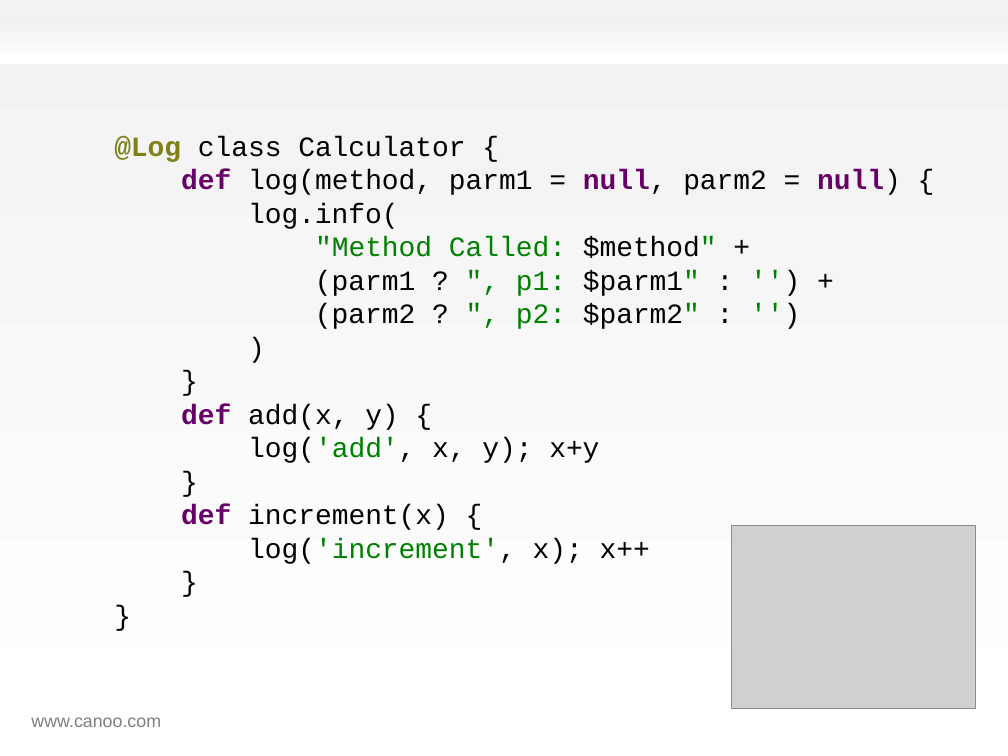
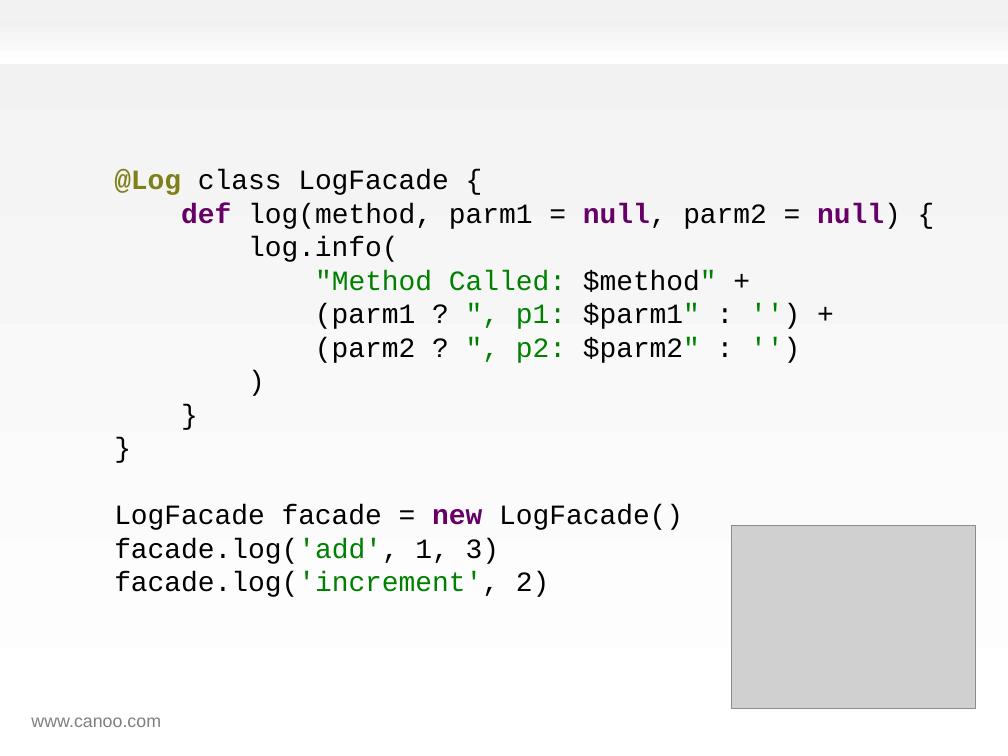
Before and after one commit to HamletDRC/presentations, a slide deck: slide 40 of effectivegroovy/effectivegroovy_gr82011.odp. Drawn at 1008x756 pixels with LibreOffice and Linux fonts; fonts in the diff are those of the drawing; grey boxes stand for pictures; background and template pictures are left out. Boxes give left, top, right and bottom in pixels: in the first picture for what was removed or moved away, otherwise in the second. Text is boxed around its words. In the diff, an @@ line names an element or a change of style, - is before the commit and + after.

```diff
--- a/effectivegroovy/effectivegroovy_gr82011.odp
+++ b/effectivegroovy/effectivegroovy_gr82011.odp
@@ text at <box>114,169,901,597</box>: text changed @@
-@Log class Calculator {
-def log(method, parm1 = null, parm2 = null) {
-log.info(
-"Method Called: $method" +
-(parm1 ? ", p1: $parm1" : '') +
-(parm2 ? ", p2: $parm2" : '')
-)
-}
-def add(x, y) {
-log('add', x, y); x+y
-}
-def increment(x) {
-log('increment', x); x++
-}
-}
+@Log class LogFacade {
+def log(method, parm1 = null, parm2 = null) {
+log.info(
+"Method Called: $method" +
+(parm1 ? ", p1: $parm1" : '') +
+(parm2 ? ", p2: $parm2" : '')
+)
+}
+}
+LogFacade facade = new LogFacade()
+facade.log('add', 1, 3)
+facade.log('increment', 2)
```
Also in this commit, not shown: 9 other slides changed, 35 slides added, 5 other files.
